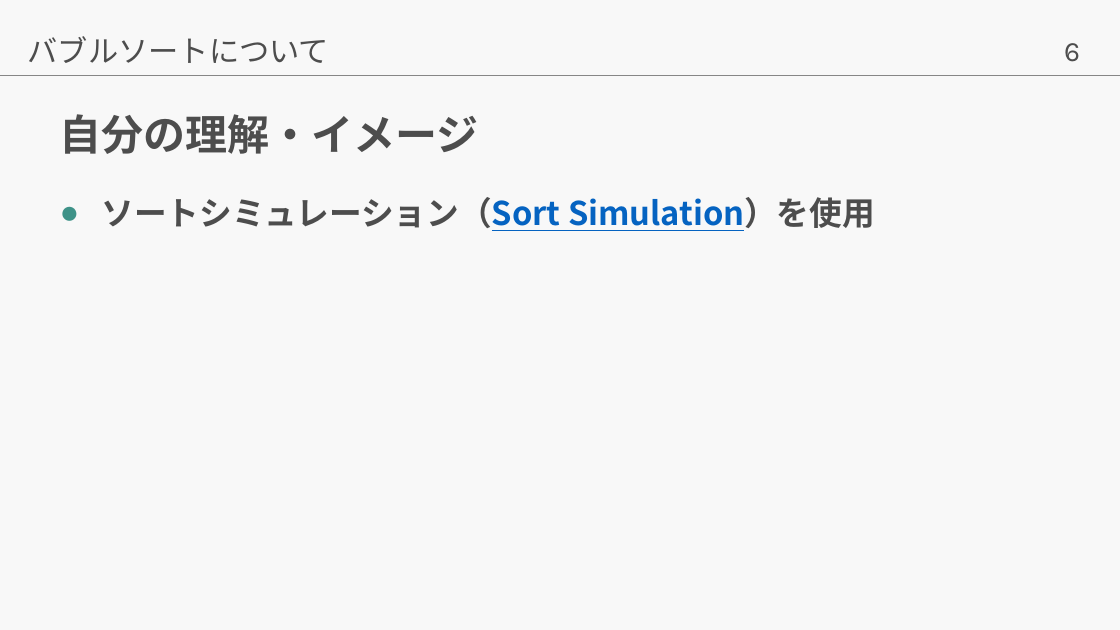
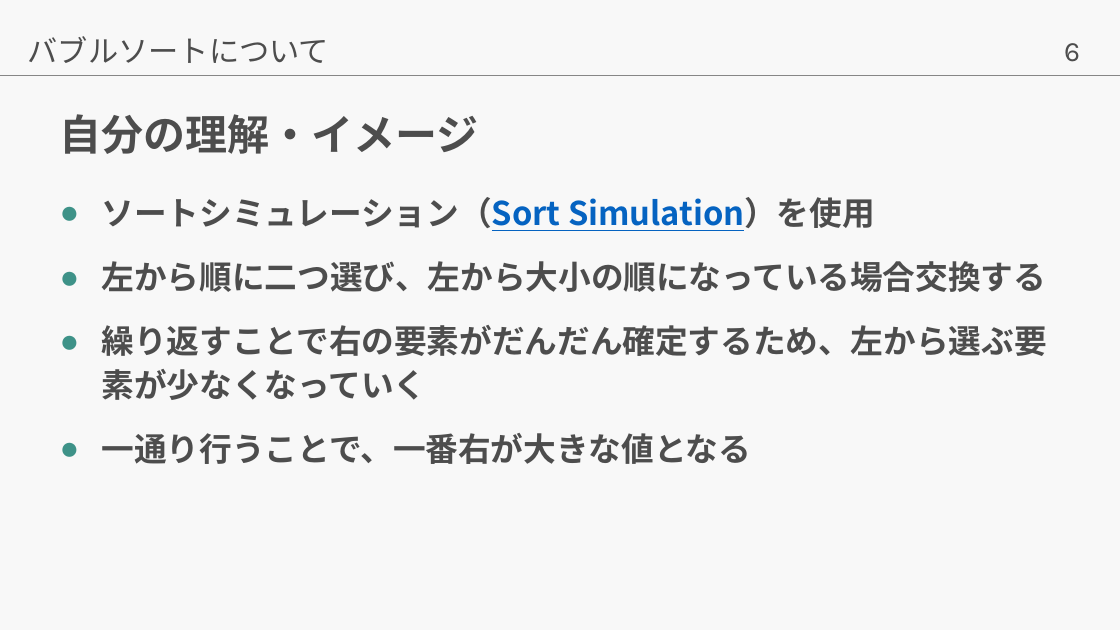
Before and after one commit to SaKu0610/1_8_presentation, a slide deck: slide 6 of 1月8日アルゴリズムとデータ構造_伊東咲良.pptx. Drawn at 1120x630 pixels with LibreOffice and Linux fonts; fonts in the diff are those of the drawing. Boxes give left, top, right and bottom in pixels: in the first picture for what was removed or moved away, otherwise in the second. Text is boxed around its words. In the diff, an @@ line names an element or a change of style, - is before the commit and + after.

Commit message:
発表資料_修正済み
自分の理解・イメージについて記載したスライド（6枚目と11枚目）について、詳しく記述した。

```diff
--- a/1月8日アルゴリズムとデータ構造_伊東咲良.pptx
+++ b/1月8日アルゴリズムとデータ構造_伊東咲良.pptx
@@ text at (x1=102, y1=261, x2=1047, y2=464): paragraphs added @@
+● 左から順に二つ選び、左から大小の順になっている場合交換する
+● 繰り返すことで右の要素がだんだん確定するため、左から選ぶ要素が少なくなっていく
+● 一通り行うことで、一番右が大きな値となる
```
Also in this commit, not shown: 1 other slide changed.
